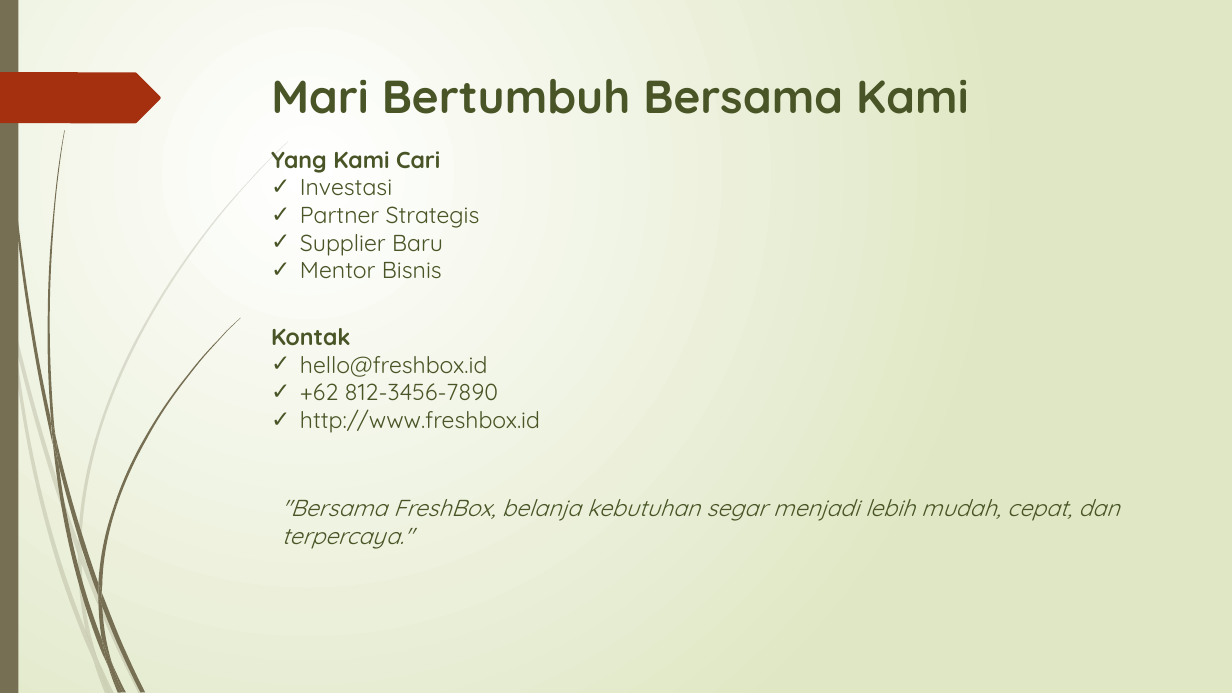
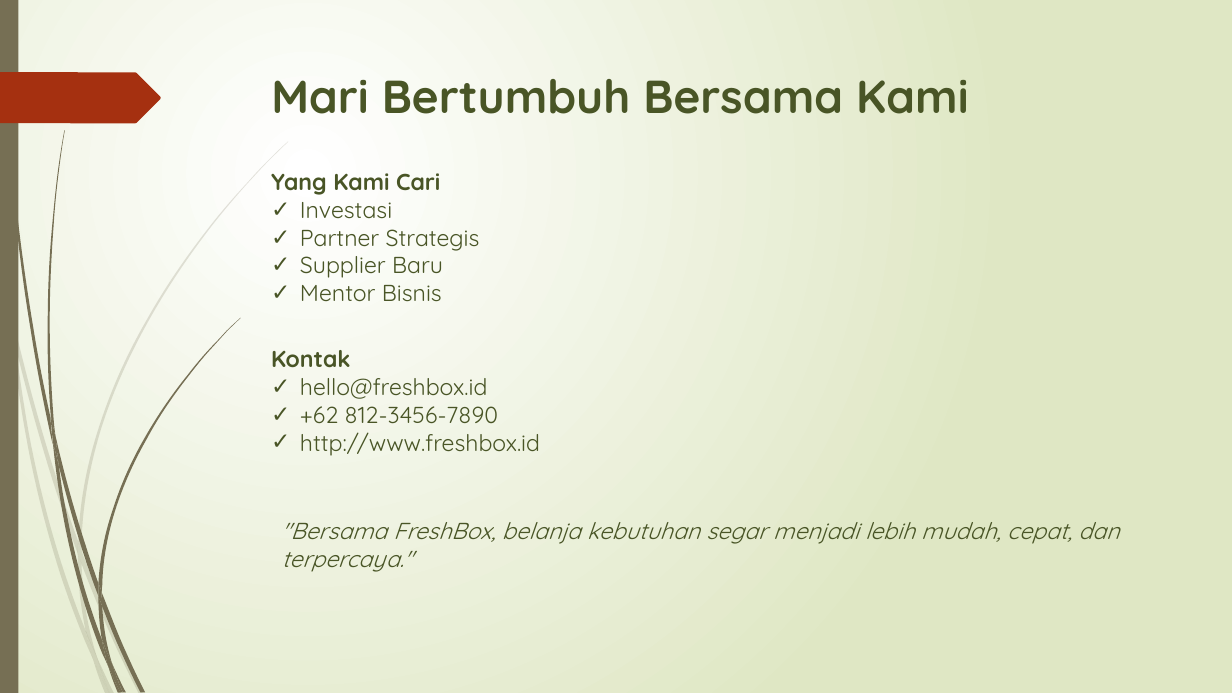
Before and after one commit to onysu/kursus, a slide deck: slide 7 of assets/files/Business-Pitch-Deck-7-Slide.pptx. Drawn at 1232x693 pixels with LibreOffice and Linux fonts; fonts in the diff are those of the drawing. Boxes give left, top, right and bottom in pixels: in the first picture for what was removed or moved away, otherwise in the second. Text is boxed around its words. In the diff, an @@ line names an element or a change of style, - is before the commit and + after.

```diff
--- a/assets/files/Business-Pitch-Deck-7-Slide.pptx
+++ b/assets/files/Business-Pitch-Deck-7-Slide.pptx
@@ text "Yang Kami Cari": place and size @@
-text "Yang Kami Cari" at [271, 151, 480, 279]
+text "Yang Kami Cari" at [271, 173, 480, 302]
@@ text "Kontak": place and size @@
-text "Kontak" at [271, 328, 540, 433]
+text "Kontak" at [271, 350, 540, 456]
@@ text ""Bersama FreshBox, belanja kebutuhan segar ...": place and size @@
-text ""Bersama FreshBox, belanja kebutuhan segar ..." at [282, 499, 1119, 549]
+text ""Bersama FreshBox, belanja kebutuhan segar ..." at [282, 522, 1119, 572]
```
Also in this commit, not shown: 2 other slides changed.
